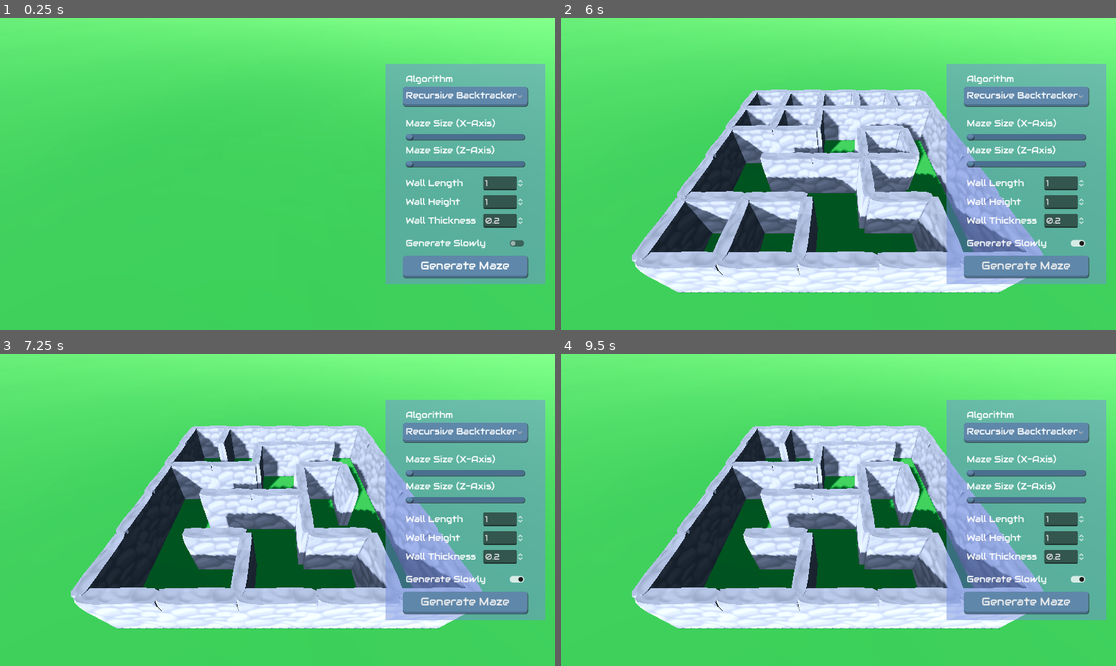
Above: before the commit, frames 1-4 (two rows, left to right).
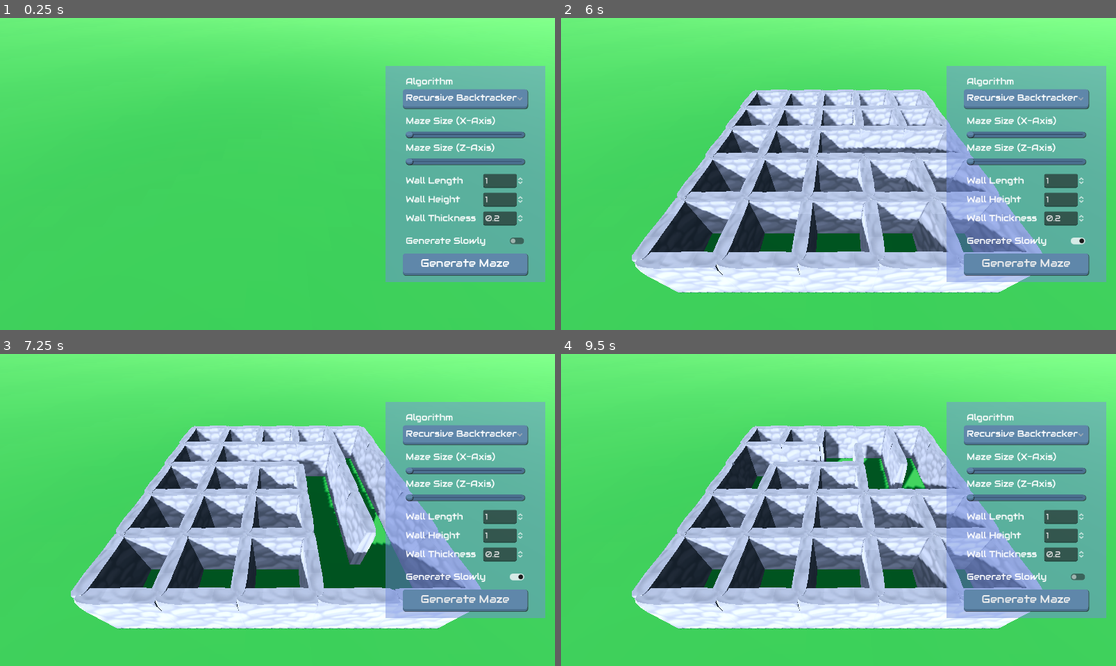
Above: after the commit, the same moments.

Repository: GuiBDBello/godot-maze-generator
Game: Godot game, scene res://scenes/playable/game.tscn
Same seed, same stepped clock (60 frames per second), same inputs: the game is played once before the commit and once after it.
Inputs (mouse positions are in pixels of both pictures, inside the frame that each line leads up to; where the layout moved, square brackets give the same spot in the first picture):
- Up to frame 1 (0.25 s): no input
- Up to frame 2 (6 s): click "Recursive Backtracker" at 0.5 s; click "Generate Maze" at 1.25 s; click (1077, 239) [1077, 242] at 2 s; click (1077, 239) [1077, 242] at 2.75 s; click "Generate Maze" at 3.5 s; click (1077, 239) [1077, 242] at 4.25 s; click "Generate Maze" at 5 s; move the mouse to (960, 158) at 5.77 s; tap G (generate_maze) at 5.85 s; click (960, 158) at 5.92 s
- Up to frame 3 (7.25 s): move the mouse to (166, 525) at 6.52 s; tap G (generate_maze) at 6.6 s; click (166, 525) at 6.67 s
- Up to frame 4 (9.5 s): move the mouse to (894, 441) at 7.27 s; tap G (generate_maze) at 7.35, 8.1, 8.85 s; click (894, 441) at 7.42 s; move the mouse to (810, 572) at 8.02 s; click (810, 572) at 8.17 s; move the mouse to (1005, 556) at 8.77 s; click (1005, 556) at 8.92 s; tap R (reset_values, bound only after the commit) at 9.4 s

The runs differ from the first frame. In frame 1, 4.8% of the frame differs, in the area x 69-99%, y 14-86%; in frame 2, 11%; in frame 3, 16%; in frame 4, 16%, in the area x 21-99%, y 14-86%.
Error before the commit: Invalid call to function 'generate_maze' in base 'Node (game.gd)'. Expected 6 arguments. (res://scenes/ui/menu.gd:21)

Commit message:
Refactor (create classes, extract methods to avoid repetition, etc)

Diff:
--- a/project.godot
+++ b/project.godot
@@ -28,6 +28,11 @@
 , Object(InputEventKey,"resource_local_to_scene":false,"resource_name":"","device":-1,"window_id":0,"alt_pressed":false,"shift_pressed":false,"ctrl_pressed":false,"meta_pressed":false,"pressed":false,"keycode":0,"physical_keycode":77,"key_label":0,"unicode":109,"echo":false,"script":null)
 ]
 }
+reset_values={
+"deadzone": 0.5,
+"events": [Object(InputEventKey,"resource_local_to_scene":false,"resource_name":"","device":-1,"window_id":0,"alt_pressed":false,"shift_pressed":false,"ctrl_pressed":false,"meta_pressed":false,"pressed":false,"keycode":0,"physical_keycode":82,"key_label":0,"unicode":114,"echo":false,"script":null)
+]
+}
 
 [rendering]
 
--- /dev/null
+++ b/scenes/maze/maze.gd
@@ -0,0 +1,16 @@
+class_name Maze extends Node3D
+
+var width: int
+var height: int
+var wall_length: int
+var wall_height: int
+var wall_thickness: float
+
+static func new_maze(width: int, height: int, wall_length: int, wall_height: int, wall_thickness: float) -> Maze:
+	var maze: Maze = Maze.new()
+	maze.width = width
+	maze.height = height
+	maze.wall_length = wall_length
+	maze.wall_height = wall_height
+	maze.wall_thickness = wall_thickness
+	return maze
--- a/scenes/maze/maze_cell.gd
+++ b/scenes/maze/maze_cell.gd
@@ -12,3 +12,35 @@
 
 func visit() -> void:
 	is_visited = true
+
+
+func set_wall_sizes(wall_length: int, wall_height: int, wall_thickness: float) -> void:
+	set_wall_length(wall_length)
+	set_wall_height(wall_height)
+	set_wall_thickness(wall_thickness)
+
+
+func set_wall_length(wall_length: int) -> void:
+	self.wall_north.scale.x = wall_length
+	self.wall_south.scale.x = wall_length
+	self.wall_east.scale.x = wall_length
+	self.wall_west.scale.x = wall_length
+
+	self.wall_north.position.z = -wall_length
+	self.wall_south.position.z = wall_length
+	self.wall_east.position.x = wall_length
+	self.wall_west.position.x = -wall_length
+
+
+func set_wall_height(wall_height: int) -> void:
+	self.wall_north.scale.y = wall_height
+	self.wall_south.scale.y = wall_height
+	self.wall_east.scale.y = wall_height
+	self.wall_west.scale.y = wall_height
+
+
+func set_wall_thickness(wall_thickness: float) -> void:
+	self.wall_north.scale.z = wall_thickness
+	self.wall_south.scale.z = wall_thickness
+	self.wall_east.scale.z = wall_thickness
+	self.wall_west.scale.z = wall_thickness
--- /dev/null
+++ b/scenes/maze/maze_generator.gd
@@ -0,0 +1,11 @@
+class_name MazeGenerator extends Node3D
+
+
+func center_maze_on_screen(maze_width: int, maze_height: int, maze_wall_length: int) -> void:
+	var maze_position_x: int = ((maze_width * maze_wall_length) - 1)
+	var maze_position_z: int = ((maze_height * maze_wall_length) - 1)
+	self.set_position(Vector3(-maze_position_x, 0, -maze_position_z))
+
+
+func generate_maze(maze: Maze, is_generated_slowly: bool) -> void:
+	push_error("UNIMPLEMENTED ERROR: MazeGenerator.generate_maze()")
--- a/scenes/maze/recursive_backtracker/recursive_backtracker.gd
+++ b/scenes/maze/recursive_backtracker/recursive_backtracker.gd
@@ -1,18 +1,18 @@
-extends Node3D
+extends MazeGenerator
 
 const MAZE_CELL: PackedScene = preload("res://scenes/maze/maze_cell.tscn")
 
 var rng: RandomNumberGenerator = RandomNumberGenerator.new()
 
 
-func generate_maze(maze_width: int, maze_height: int, maze_wall_length: int, maze_wall_height: int, maze_wall_thickness: float, is_generated_slowly: bool) -> void:
-	center_maze_on_screen(maze_width, maze_height, maze_wall_length)
+func generate_maze(maze: Maze, is_generated_slowly: bool) -> void:
+	super.center_maze_on_screen(maze.width, maze.height, maze.wall_length)
 
-	var maze_grid: Array = await generate_grid(maze_width, maze_height, maze_wall_length, maze_wall_height, maze_wall_thickness)
+	var maze_grid: Array = await generate_grid(maze.width, maze.height, maze.wall_length, maze.wall_height, maze.wall_thickness)
 
 	var cell_stack: Array = []
 
-	var initial_cell: Node3D = randomize_start_position(maze_grid, maze_width, maze_height)
+	var initial_cell: Node3D = randomize_start_position(maze_grid, maze.width, maze.height)
 	initial_cell.visit()
 	cell_stack.push_back(initial_cell)
 
@@ -32,13 +32,6 @@
 				await get_tree().create_timer(0.05).timeout
 
 
-func center_maze_on_screen(maze_width: int, maze_height: int, maze_wall_length: int):
-	var maze_position_x: int = ((maze_width * maze_wall_length) - 1)
-	var maze_position_z: int = ((maze_height * maze_wall_length) - 1)
-
-	self.set_position(Vector3(-maze_position_x, 0, -maze_position_z))
-
-
 func generate_grid(width: int, height: int, wall_length: int, wall_height: int, wall_thickness: float) -> Array:
 	var grid: Array = []
 	for x: int in width:
@@ -51,26 +44,7 @@
 			cell.grid_position_y = y
 			grid[x].append(cell)
 			self.add_child(cell)
-
-			cell.wall_north.scale.x = wall_length
-			cell.wall_south.scale.x = wall_length
-			cell.wall_east.scale.x = wall_length
-			cell.wall_west.scale.x = wall_length
-
-			cell.wall_north.position.z = -wall_length
-			cell.wall_south.position.z = wall_length
-			cell.wall_east.position.x = wall_length
-			cell.wall_west.position.x = -wall_length
-
-			cell.wall_north.scale.y = wall_height
-			cell.wall_south.scale.y = wall_height
-			cell.wall_east.scale.y = wall_height
-			cell.wall_west.scale.y = wall_height
-
-			cell.wall_north.scale.z = wall_thickness
-			cell.wall_south.scale.z = wall_thickness
-			cell.wall_east.scale.z = wall_thickness
-			cell.wall_west.scale.z = wall_thickness
+			cell.set_wall_sizes(wall_length, wall_height, wall_thickness)
 
 	return grid
 
--- a/scenes/playable/game.gd
+++ b/scenes/playable/game.gd
@@ -4,7 +4,7 @@
 
 @onready var camera : Camera3D = $"Camera Origin/SpringArm3D/Camera"
 
-var maze_generator: Node3D
+var maze_generator: MazeGenerator
 var selected_algorithm: PackedScene
 
 
@@ -16,8 +16,9 @@
 	selected_algorithm = maze_generation_algorithms[index]
 
 
-func generate_maze(maze_width: int, maze_height: int, maze_wall_length: int, maze_wall_height: int, maze_wall_thickness: float, is_generated_slowly: bool) -> void:
+func generate_maze(maze: Maze, is_generated_slowly: bool) -> void:
 	var time_start = Time.get_ticks_msec()
+
 	if maze_generator != null:
 		maze_generator.queue_free()
 		await maze_generator.tree_exited
@@ -25,7 +26,8 @@
 	maze_generator = selected_algorithm.instantiate()
 	maze_generator.name = "Maze Generator"
 	self.add_child(maze_generator)
-	maze_generator.generate_maze(maze_width, maze_height, maze_wall_length, maze_wall_height, maze_wall_thickness, is_generated_slowly)
+	maze_generator.generate_maze(maze, is_generated_slowly)
+
 	var time_now = Time.get_ticks_msec()
 	var time_elapsed = time_now - time_start
 	print(str("Generation Time: ", time_elapsed, "ms"))
--- a/scenes/playable/game.tscn
+++ b/scenes/playable/game.tscn
@@ -310,14 +310,11 @@
 theme = ExtResource("6_u4vtj")
 text = "Algorithm"
 
-[node name="OptionButton" type="OptionButton" parent="Maze Menu/MarginContainerBack/MarginContainer/VBoxContainer"]
+[node name="Algorithm OptionButton" type="OptionButton" parent="Maze Menu/MarginContainerBack/MarginContainer/VBoxContainer"]
 layout_mode = 2
 theme = ExtResource("6_u4vtj")
 
 [node name="HFlowContainer" type="HFlowContainer" parent="Maze Menu/MarginContainerBack/MarginContainer/VBoxContainer"]
-layout_mode = 2
-
-[node name="Maze Size HBoxContainer" type="HBoxContainer" parent="Maze Menu/MarginContainerBack/MarginContainer/VBoxContainer"]
 layout_mode = 2
 
 [node name="Width Label" type="Label" parent="Maze Menu/MarginContainerBack/MarginContainer/VBoxContainer"]
@@ -438,7 +435,7 @@
 transform = Transform3D(1, 0, 0, 0, 1, 0, 0, 0, 1, 0, -9.53674e-07, 10)
 script = ExtResource("6_n6fda")
 
-[connection signal="item_focused" from="Maze Menu/MarginContainerBack/MarginContainer/VBoxContainer/OptionButton" to="Maze Menu" method="_on_option_button_item_focused"]
+[connection signal="item_focused" from="Maze Menu/MarginContainerBack/MarginContainer/VBoxContainer/Algorithm OptionButton" to="Maze Menu" method="_on_option_button_item_focused"]
 [connection signal="value_changed" from="Maze Menu/MarginContainerBack/MarginContainer/VBoxContainer/Width HSlider" to="Maze Menu" method="_on_h_slider_width_value_changed"]
 [connection signal="value_changed" from="Maze Menu/MarginContainerBack/MarginContainer/VBoxContainer/Height HSlider" to="Maze Menu" method="_on_h_slider_height_value_changed"]
 [connection signal="value_changed" from="Maze Menu/MarginContainerBack/MarginContainer/VBoxContainer/Wall Length HBoxContainer/Wall Length SpinBox" to="Maze Menu" method="_on_wall_length_spin_box_value_changed"]
--- a/scenes/ui/menu.gd
+++ b/scenes/ui/menu.gd
@@ -1,24 +1,49 @@
 extends Control
 
 @onready var game = $".."
-@onready var option_button: OptionButton = $MarginContainerBack/MarginContainer/VBoxContainer/OptionButton
+@onready var algorithm_option_button: OptionButton = $"MarginContainerBack/MarginContainer/VBoxContainer/Algorithm OptionButton"
+@onready var width_h_slider: HSlider = $"MarginContainerBack/MarginContainer/VBoxContainer/Width HSlider"
+@onready var height_h_slider: HSlider = $"MarginContainerBack/MarginContainer/VBoxContainer/Height HSlider"
+@onready var wall_length_spin_box: SpinBox = $"MarginContainerBack/MarginContainer/VBoxContainer/Wall Length HBoxContainer/Wall Length SpinBox"
+@onready var wall_height_spin_box: SpinBox = $"MarginContainerBack/MarginContainer/VBoxContainer/Wall Height HBoxContainer/Wall Height SpinBox"
+@onready var wall_thickness_spin_box: SpinBox = $"MarginContainerBack/MarginContainer/VBoxContainer/Wall Thickness HBoxContainer/Wall Thickness SpinBox"
+@onready var generate_slowly_check_button: CheckButton = $"MarginContainerBack/MarginContainer/VBoxContainer/Generate Slowly HBoxContainer/Generate Slowly CheckButton"
 
-var maze_width: int = 5
-var maze_height: int = 5
-var maze_wall_length: int = 1
-var maze_wall_height: int = 1
-var maze_wall_thickness: float = 0.2
-var is_generated_slowly: bool = false
+var initial_maze_width: int
+var initial_maze_height: int
+var initial_maze_wall_length: int
+var initial_maze_wall_height: int
+var initial_maze_wall_thickness: float
+var initial_is_generated_slowly: bool
+
+var maze_width: int
+var maze_height: int
+var maze_wall_length: int
+var maze_wall_height: int
+var maze_wall_thickness: float
+var is_generated_slowly: bool
 
 
 func _ready() -> void:
 	for algorithm : PackedScene in game.maze_generation_algorithms:
-		option_button.add_item(algorithm._bundled.get("names")[0])
+		algorithm_option_button.add_item(algorithm._bundled.get("names")[0])
+
+	initial_maze_width = width_h_slider.value
+	initial_maze_height = height_h_slider.value
+	initial_maze_wall_length = wall_length_spin_box.value
+	initial_maze_wall_height = wall_height_spin_box.value
+	initial_maze_wall_thickness = wall_thickness_spin_box.value
+	initial_is_generated_slowly = generate_slowly_check_button.button_pressed
+
+	reset_values()
 
 
 func _input(event: InputEvent) -> void:
+	if Input.is_action_just_pressed("reset_values"):
+		reset_values()
 	if Input.is_action_just_pressed("generate_maze"):
-		await game.generate_maze(maze_width, maze_height, is_generated_slowly)
+		var maze: Maze = Maze.new_maze(maze_width, maze_height, maze_wall_length, maze_wall_height, maze_wall_thickness)
+		await game.generate_maze(maze, is_generated_slowly)
 	if Input.is_action_just_pressed("toggle_menu_visible"):
 		self.visible = !self.visible
 
@@ -52,4 +77,21 @@
 
 
 func _on_generate_maze_pressed() -> void:
-	await game.generate_maze(maze_width, maze_height, maze_wall_length, maze_wall_height, maze_wall_thickness, is_generated_slowly)
+	var maze: Maze = Maze.new_maze(maze_width, maze_height, maze_wall_length, maze_wall_height, maze_wall_thickness)
+	await game.generate_maze(maze, is_generated_slowly)
+
+
+func reset_values() -> void:
+	maze_width = initial_maze_width
+	maze_height = initial_maze_height
+	maze_wall_length = initial_maze_wall_length
+	maze_wall_height = initial_maze_wall_height
+	maze_wall_thickness = initial_maze_wall_thickness
+	is_generated_slowly = initial_is_generated_slowly
+
+	width_h_slider.value = initial_maze_width
+	height_h_slider.value = initial_maze_height
+	wall_length_spin_box.value = initial_maze_wall_length
+	wall_height_spin_box.value = initial_maze_wall_height
+	wall_thickness_spin_box.value = initial_maze_wall_thickness
+	generate_slowly_check_button.button_pressed = initial_is_generated_slowly
Not shown, changed: export_presets.cfg
